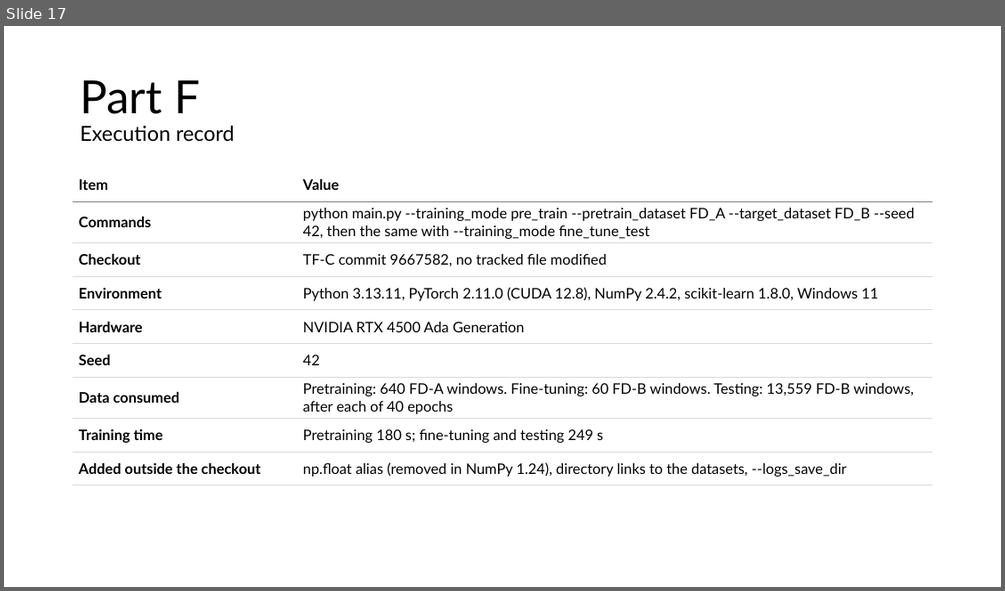
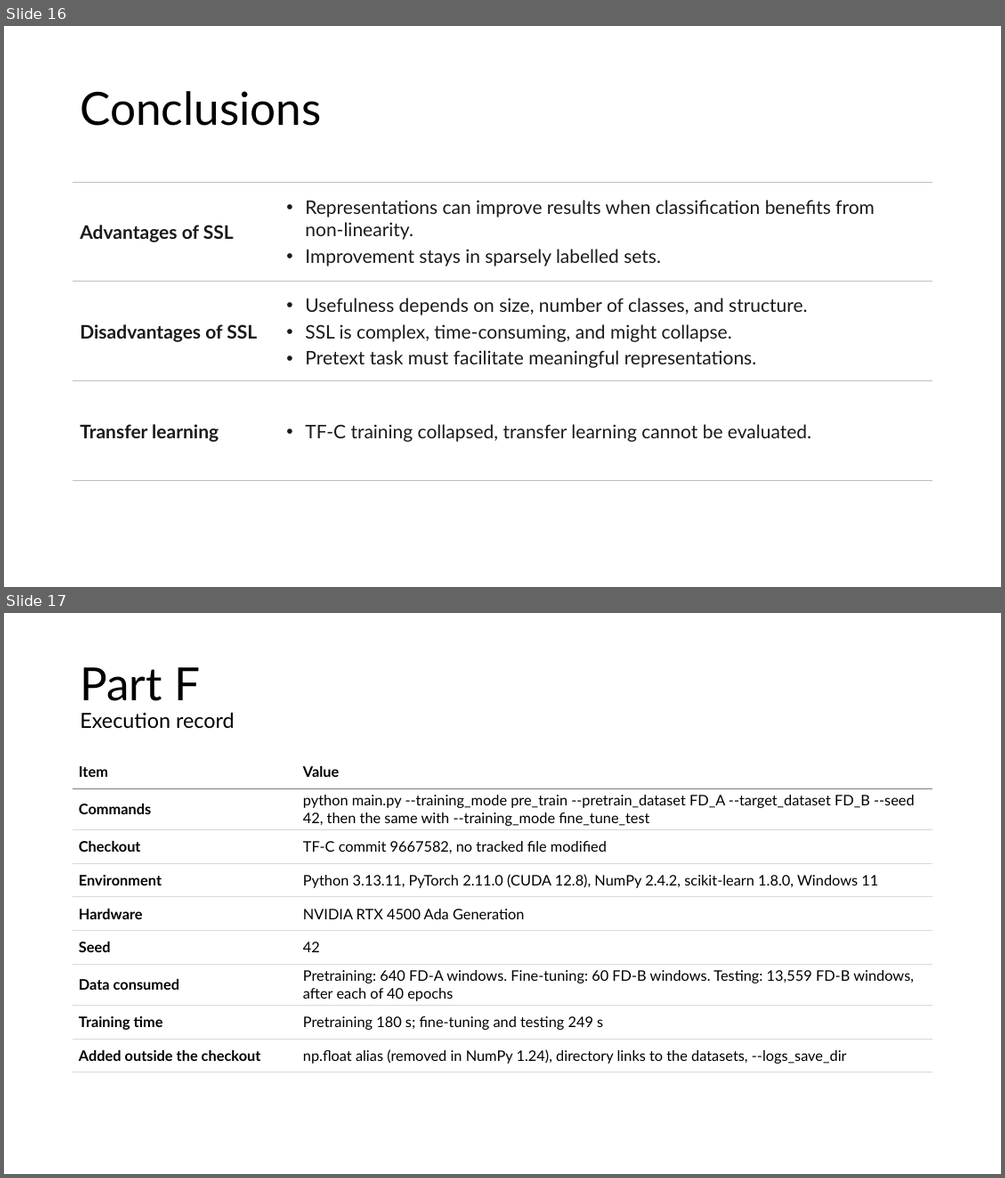
Before and after one commit to FVardi/PhD-Courses, a slide deck: Deep learning for time-series/Assignment 4/Presentation.pptx. Shown one above the other, each under a label of ours: slide 17 before the commit, slides 16 and 17 after it. The pictures are 1005x591 and 1005x1178 pixels, drawn with LibreOffice and Linux fonts; fonts in the diff are those of the drawing. Boxes give left, top, right and bottom in pixels: in the first picture for what was removed or moved away, otherwise in the second. Text is boxed around its words. In the diff, an @@ line names an element or a change of style, - is before the commit and + after.

```diff
--- a/Deep learning for time-series/Assignment 4/Presentation.pptx
+++ b/Deep learning for time-series/Assignment 4/Presentation.pptx
@@ slide 16 added at (x1=4, y1=26, x2=1001, y2=587), background #FFFFFF @@
@@ title added at (x1=80, y1=91, x2=321, y2=126), 44 pt, text #000000 @@
+Conclusions
@@ table added at (x1=73, y1=182, x2=933, y2=481), 3 rows, 2 columns @@
+Advantages of SSL | Representations can improve results when classification benefits from non‑linearity. / Improvement stays in sparsely labelled sets.
+Disadvantages of SSL | Usefulness depends on size, number of classes, and structure. / SSL is complex, time-consuming, and might collapse. / Pretext task must facilitate meaningful representations.
+Transfer learning | TF-C training collapsed, transfer learning cannot be evaluated.
```
Also in this commit, not shown: 12 slides changed, 1 other slide added, 2 slides removed, 17 other files.
